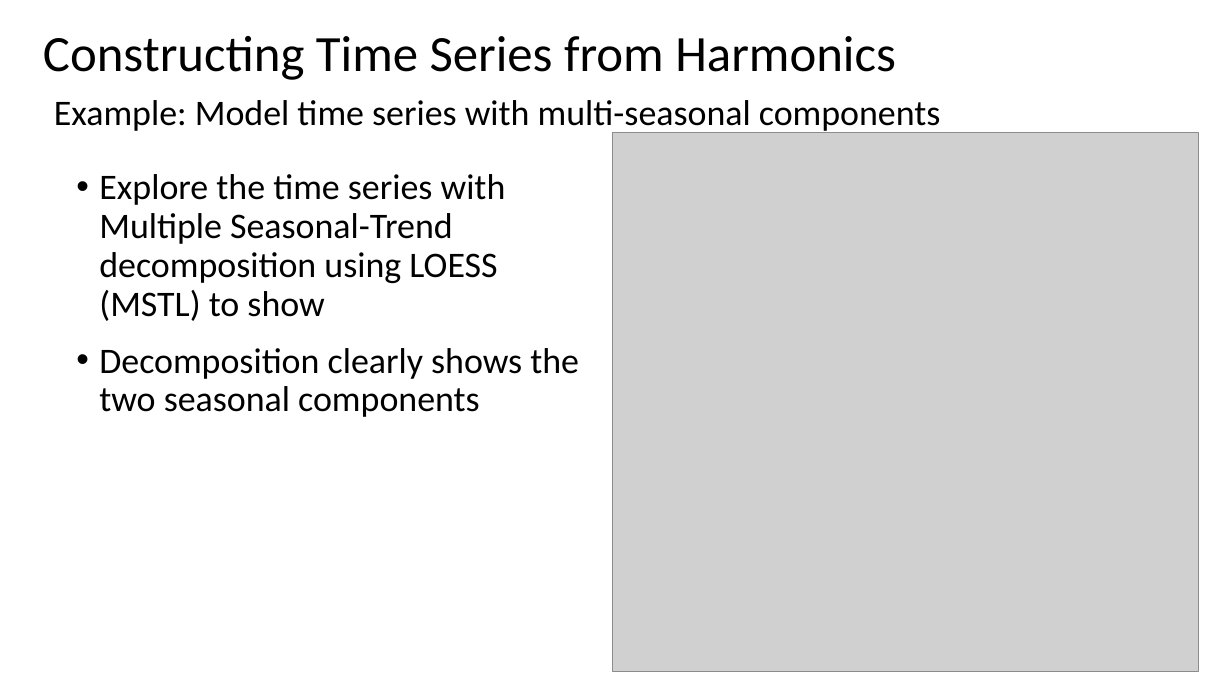
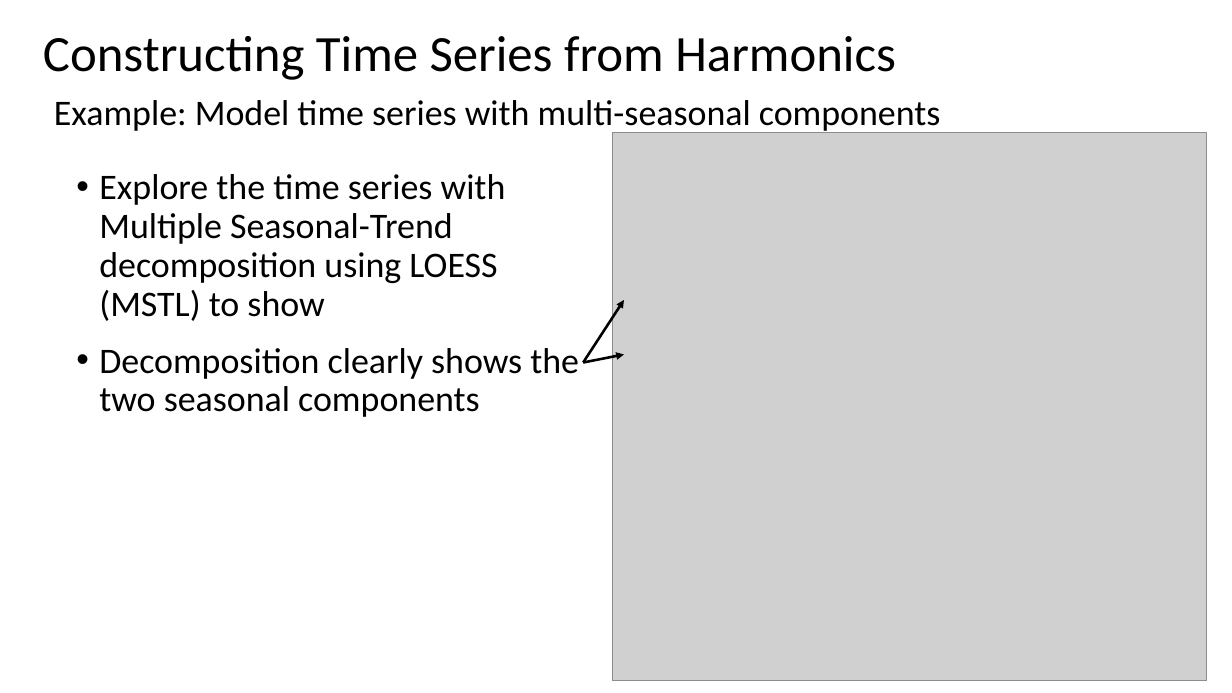
Before and after one commit to StephenElston/CSCI-E-83, a slide deck: slide 18 of LectureSlides/14_ComplexTimeSeries.pptx. Drawn at 1232x693 pixels with LibreOffice and Linux fonts; fonts in the diff are those of the drawing; grey boxes stand for pictures. Boxes give left, top, right and bottom in pixels: in the first picture for what was removed or moved away, otherwise in the second. Text is boxed around its words. In the diff, an @@ line names an element or a change of style, - is before the commit and + after.

```diff
--- a/LectureSlides/14_ComplexTimeSeries.pptx
+++ b/LectureSlides/14_ComplexTimeSeries.pptx
@@ picture: place and size @@
-picture at [613,132,1199,672]
+picture at [613,133,1207,680]
@@ arrow added from (583, 362) to (624, 300), #000000 2 pt @@
@@ arrow added from (583, 362) to (624, 355), #000000 2 pt @@
```
Also in this commit, not shown: 6 other slides changed, 1 slide added, 1 slide removed.
